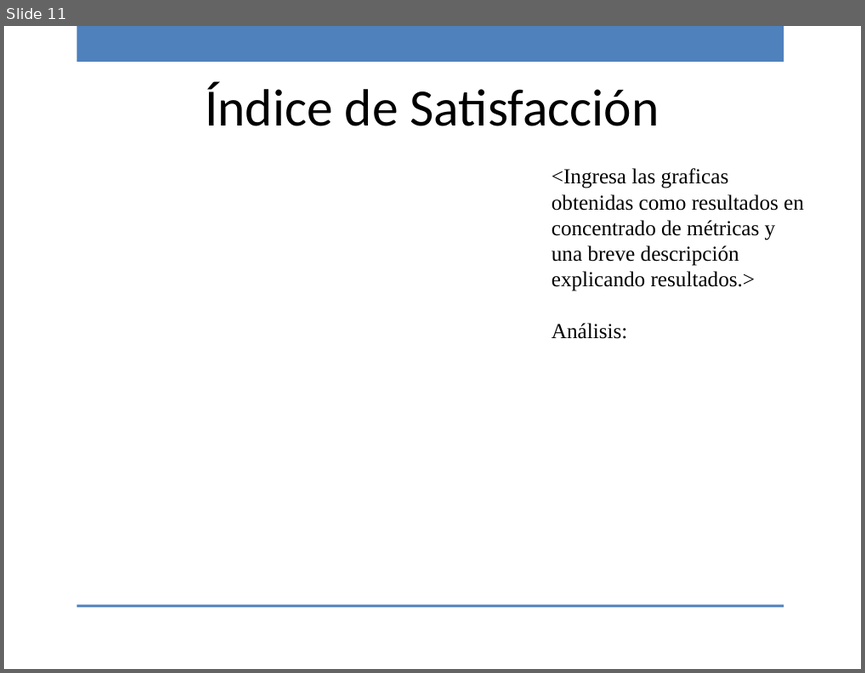
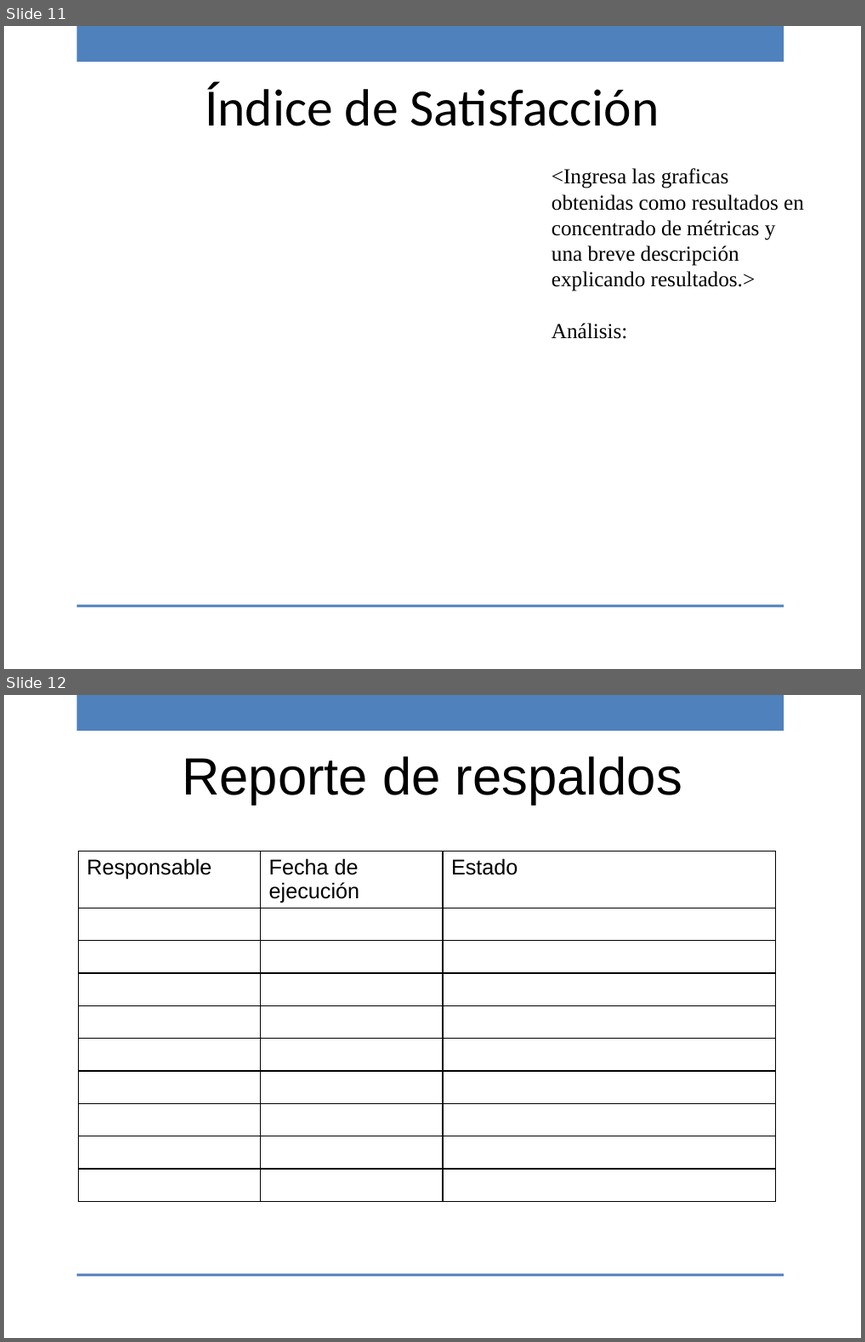
Before and after one commit to ricardo-novelasos/SOSQTP, a slide deck: Organización/Métricas y monitoreo/PTL_Reporte_monitoreo.pptx. Shown one above the other, each under a label of ours: slide 11 before the commit, slides 11 and 12 after it. The pictures are 865x673 and 865x1342 pixels, drawn with LibreOffice and Linux fonts; fonts in the diff are those of the drawing; background and template pictures are left out. Boxes give left, top, right and bottom in pixels: in the first picture for what was removed or moved away, otherwise in the second. Text is boxed around its words. In the diff, an @@ line names an element or a change of style, - is before the commit and + after.

Commit message:
Version plantilla de reporte de monitoreo

```diff
--- a/Organización/Métricas y monitoreo/PTL_Reporte_monitoreo.pptx
+++ b/Organización/Métricas y monitoreo/PTL_Reporte_monitoreo.pptx
@@ slide 12 added at (4, 695, 861, 1338), background picture (left out); not listed: 2 template elements that a slide beside it also shows @@
@@ text added at (182, 756, 682, 805), 44 pt, text #000000 @@
+Reporte de respaldos
@@ table added at (79, 851, 777, 1179), 10 rows, 3 columns @@
+Responsable | Fecha de ejecución | Estado
+ |  | 
+ |  | 
+ |  | 
+ |  | 
+ |  | 
+ |  | 
+ |  | 
+ |  | 
+ |  | 
```
Also in this commit, not shown: 1 slide changed.
